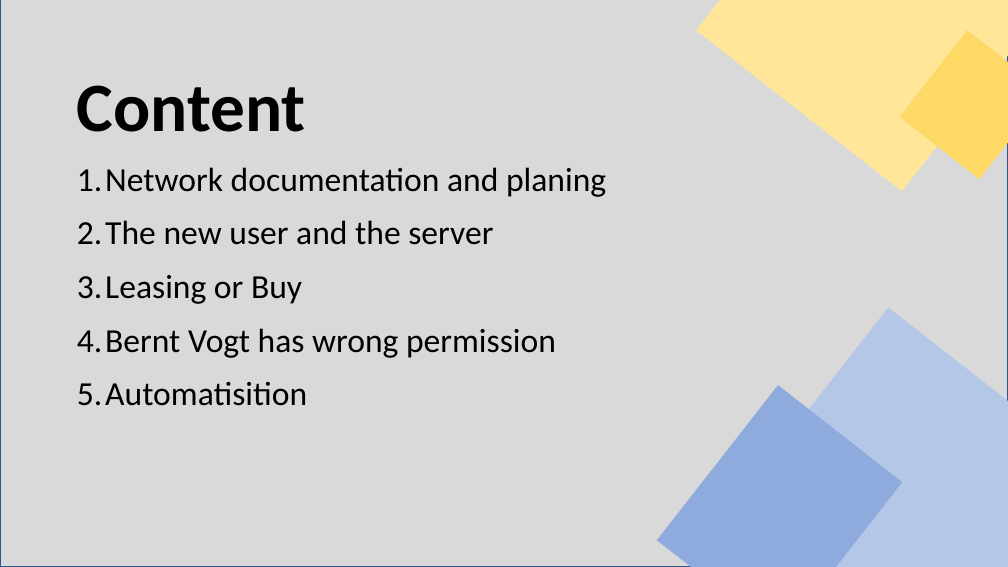
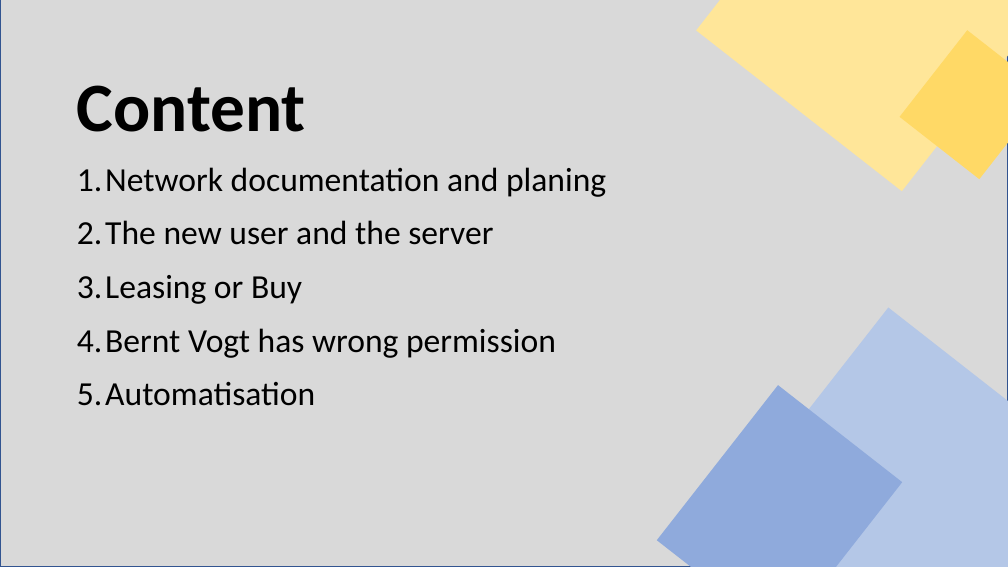
Before and after one commit to Rawezhham176/Learnfeld-3, a slide deck: slide 2 of IT- Clients in Netzwerk einbinden.pptx. Drawn at 1008x567 pixels with LibreOffice and Linux fonts; fonts in the diff are those of the drawing. Boxes give left, top, right and bottom in pixels: in the first picture for what was removed or moved away, otherwise in the second. Text is boxed around its words. In the diff, an @@ line names an element or a change of style, - is before the commit and + after.

```diff
--- a/IT- Clients in Netzwerk einbinden.pptx
+++ b/IT- Clients in Netzwerk einbinden.pptx
@@ text at [77, 382, 315, 406]: text changed @@
-5. Automatisition
+5. Automatisation
```
Also in this commit, not shown: 1 other slide changed, 13 slides added, 1 slide removed, 1 other file.
